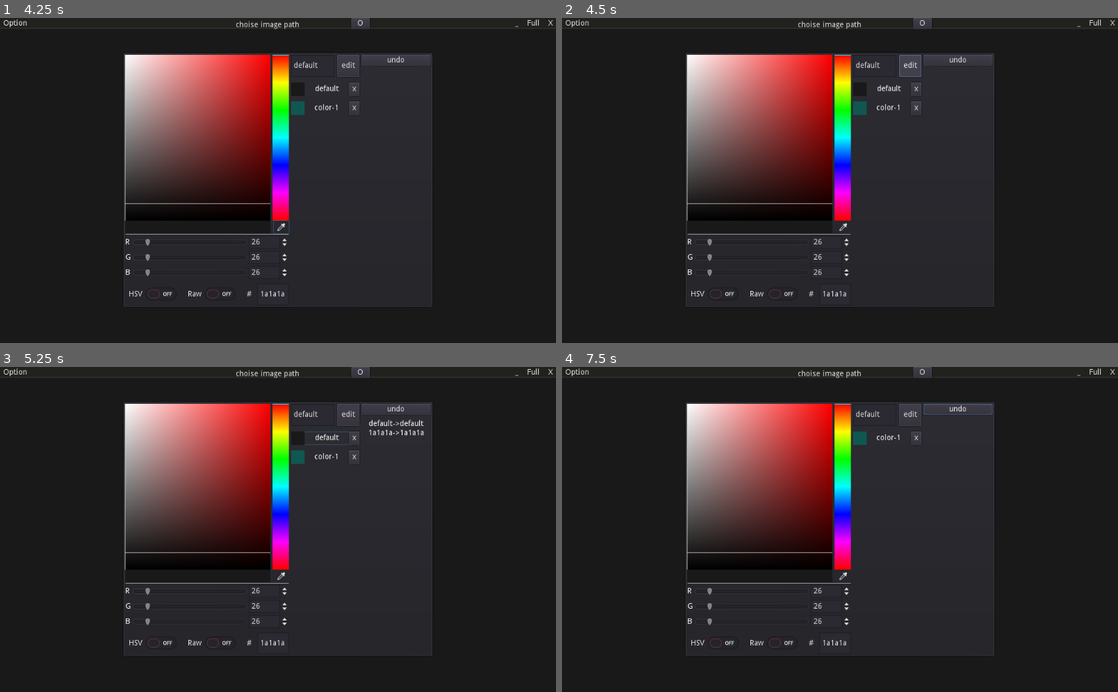
Above: before the commit, frames 1-4 (two rows, left to right).
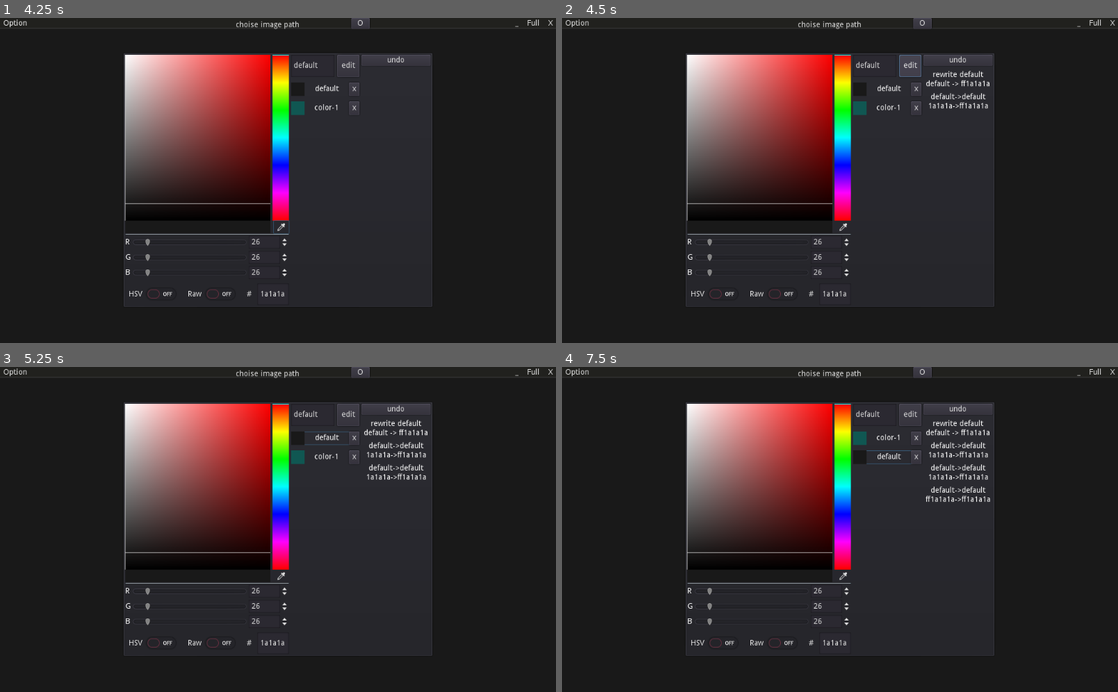
Above: after the commit, the same moments.

Repository: hpn33/manga-reader-by-godot-
Game: Godot game, scene res://scene/Main.tscn
The game is run twice, just before and just after one commit, with the same random seed, the same clock (stepped at 60 frames per second) and the same inputs.
Inputs (mouse positions are in pixels of both pictures, inside the frame that each line leads up to):
- Up to frame 1 (4.25 s): click "choise image path" at 0.5 s; click "O" at 1.25 s; click "_" at 2 s; click "Full" at 2.75 s; click "Option" at 3.5 s
- Up to frame 2 (4.5 s): click "edit" at 4.25 s
- Up to frame 3 (5.25 s): click (322, 438) at 5 s
- Up to frame 4 (7.5 s): click "x" at 5.75 s; click "undo" at 6.5 s; click (884, 458) at 7.27 s

Frame 1 is identical in both runs. In frame 2, 0.4% of the frame differs, in the area x 65-77%, y 16-28%; in frame 3, 0.6%; in frame 4, 0.9%, in the area x 54-78%, y 11-42%.
Error in both runs: Trying to assign value of type 'MenuButton' to a variable of type 'Label'. (res://scene/ui/TitleBar/TitleBar.gd:3)

Commit message:
finish main functinality

Diff:
--- a/object/ColorPicker/Action/ActionHolder/ActionHolder.gd
+++ b/object/ColorPicker/Action/ActionHolder/ActionHolder.gd
@@ -12,18 +12,49 @@
 func undo():
 
 	if type == 'active':
-		color_panel.set_current_color(old_color[0], old_color[1], false)
+		color_panel.active_color(old_color, false)
+
+	elif type == 'create':
+		color_panel.delete_color(new_color, false)
+
+	elif type == 'delete':
+		color_panel.create_color(old_color, false)
+
+	elif type == 'rewrite':
+		color_panel.update_color(old_color, false)
 
 
 	queue_free()
 
 
 
-func active(_color_panel, _old_color, _new_color):
-	type = 'active'
+func action(_type, _color_panel, _old_color = [], _new_color = []):
+	type = _type
 	color_panel = _color_panel
 
 	old_color = _old_color
 	new_color = _new_color
 
+
+func active(_color_panel, _old_color, _new_color):
+	action('active', _color_panel, _old_color, _new_color)
+
 	text = "%s->%s\n%s->%s" % [old_color[0], new_color[0], old_color[1], new_color[1]]
+
+
+func create(_color_panel, _new_color):
+	action('create', _color_panel, [], _new_color)
+
+	text = "create\n%s = %s" % [new_color[0], new_color[1]]
+
+
+func delete(_color_panel, _old_color):
+	action('delete', _color_panel, _old_color)
+
+	text = "delete\n%s = %s" % [old_color[0], old_color[1]]
+
+
+func rewrite(_color_panel, _old_color, _new_color):
+	action('rewrite', _color_panel, _old_color, _new_color)
+
+	text = "rewrite %s\n%s -> %s" % [old_color[0], old_color[0], new_color[1]]
--- a/object/ColorPicker/Action/List.gd
+++ b/object/ColorPicker/Action/List.gd
@@ -24,6 +24,16 @@
 
 
 func active(_old_color, _new_color):
-	var new = add()
+	add().active(owner, _old_color, _new_color)
 
-	new.active(owner, _old_color, _new_color)
+
+func create(_new_color):
+	add().create(owner, _new_color)
+
+
+func delete(_old_color):
+	add().delete(owner, _old_color)
+
+
+func rewrite(_old_color, _new_color):
+	add().rewrite(owner, _old_color, _new_color)
--- a/object/ColorPicker/ColorList.gd
+++ b/object/ColorPicker/ColorList.gd
@@ -21,7 +21,7 @@
 
 	new.set_(color)
 	new.connect("pressed", self, '_holder_pressed', [color])
-	new.connect("delete", self, '_delete_button', [new])
+	new.connect("delete", self, '_delete_button', [color])
 
 
 func add_by_array(colors: GMap):
@@ -38,24 +38,11 @@
 
 
 func _holder_pressed(color):
-	owner.set_current_color(color[0], color[1])
-
-#	owner.active_color()
+	owner.active_color(color)
 
 
-
-func _delete_button(target):
-#	for i in owner.colors.size():
-#		var color = owner.colors[i]
-#		if color[0] == target.title:
-#			owner.colors.remove(i)
-#			break
-
-#	owner.save_colors()
-
-	owner.delete_color(target.color)
-
-#	re_add()
+func _delete_button(color):
+	owner.delete_color(color)
 
 
 func re_add(colors :GMap= owner.colors):
--- a/object/ColorPicker/ColorPicker.gd
+++ b/object/ColorPicker/ColorPicker.gd
@@ -55,18 +55,16 @@
 	var active_color_name = config.get_data('active_color')
 
 
-	if colors.can_find(active_color_name):
-		set_current_color(active_color_name, colors.get(active_color_name), false)
-	else:
-		var color = colors.first()
-		set_current_color(color[0], color[1], false)
-#	for color in colors.to_iterator():
-#		if color[0] == active_color_name:
-#			set_current_color(color[0], color[1], false)
-#			return
+	var color := []
 
 
+	if colors.can_find(active_color_name):
+		color = [active_color_name, colors.get(active_color_name)]
+	else:
+		color = colors.first()
 
+
+	active_color(color, false)
 
 
 func set_color(_color):
@@ -85,17 +83,14 @@
 			color[1] = code
 			done = true
 			# update color
-			color_list.update_item(title, code)
+			update_color([title, code])
+
 			check_button_title()
 			break
 
 	if not done:
 		# set new color
-#		var new_color = [title, code]
-		colors.append(title, code)
-		color_list.add([title, code])
-
-		set_current_color(title, code)
+		create_color([title, code])
 
 	save_colors()
 
@@ -106,7 +101,7 @@
 	color_list.re_add(colors)
 
 
-func set_current_color(_color_title, _color_code, add_action = true):
+func set_current_color(_color_title, _color_code, add_action):
 
 	var old_color = [current_color_title, current_color_code]
 
@@ -138,27 +133,53 @@
 	else:
 		color_btn.text = 'create'
 
-#func active_color():
-#	pass
+func active_color(_color, add_action := true):
+	set_current_color(_color[0], _color[1], add_action)
 
 
-func delete_color(_color):
+func create_color(_color, add_action := true):
+
+	colors.append(_color[0], _color[1])
+
+	if add_action:
+		action_list.create(_color)
+		action_list.active([current_color_title, current_color_code], _color)
+
+	save_colors()
+
+	color_list.re_add()
+
+
+func delete_color(_color, add_action := true):
 
 	for color in colors.to_iterator():
 		if color[0] == _color[0]:
 			colors.remove(color[0])
 			break
 
+	if add_action:
+		action_list.delete(_color)
+
 	save_colors()
 
 	color_list.re_add()
 
 
-#func update_color(color_name: String, new_color_code: String):
-#	pass
+func update_color(_color, add_action := true):
 
-#func create_color(color_name: String, color_code: String):
-#	pass
+	colors.set(_color[0], _color[1])
+
+	if add_action:
+		var old_color = [current_color_title, current_color_code]
+
+		action_list.rewrite(old_color, _color)
+		action_list.active(old_color, _color)
+
+
+	save_colors()
+
+	color_list.re_add()
+
 
 
 func save_colors():
--- a/util/GMap.gd
+++ b/util/GMap.gd
@@ -38,6 +38,42 @@
 
 func at(position: int):
 	return values[position]
+
+
+func first():
+	return [keys[0], values[0]]
+
+func first_key():
+	return keys[0]
+
+func first_value():
+	return values[0]
+
+
+func last():
+	return [keys[size()-1], values[size()-1]]
+
+func last_key():
+	return keys[size()-1]
+
+func last_value():
+	return values[size()-1]
+
+
+
+#################################################
+
+#  iterating
+#  ---------
+
+#   ability to work with array
+
+#################################################
+
+
+func set(key: String, new_value):
+	values[keys.find(key)] = new_value
+
 
 
 
@@ -126,23 +162,3 @@
 
 func can_find(key: String) -> bool:
 	return find(key) != -1
-
-
-func first():
-	return [keys[0], values[0]]
-
-func first_key():
-	return keys[0]
-
-func first_value():
-	return values[0]
-
-
-func last():
-	return [keys[size()-1], values[size()-1]]
-
-func last_key():
-	return keys[size()-1]
-
-func last_value():
-	return values[size()-1]
